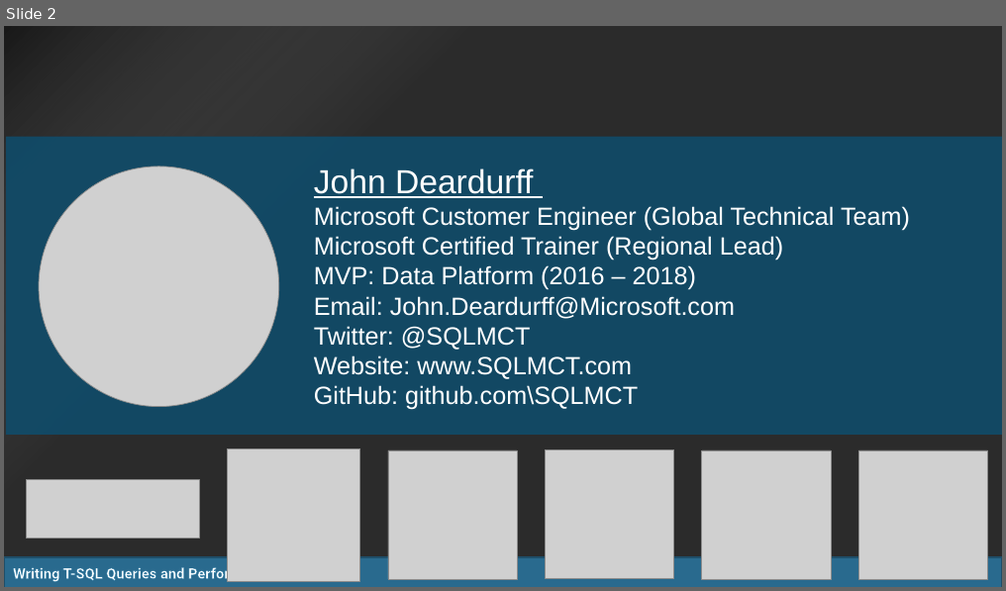
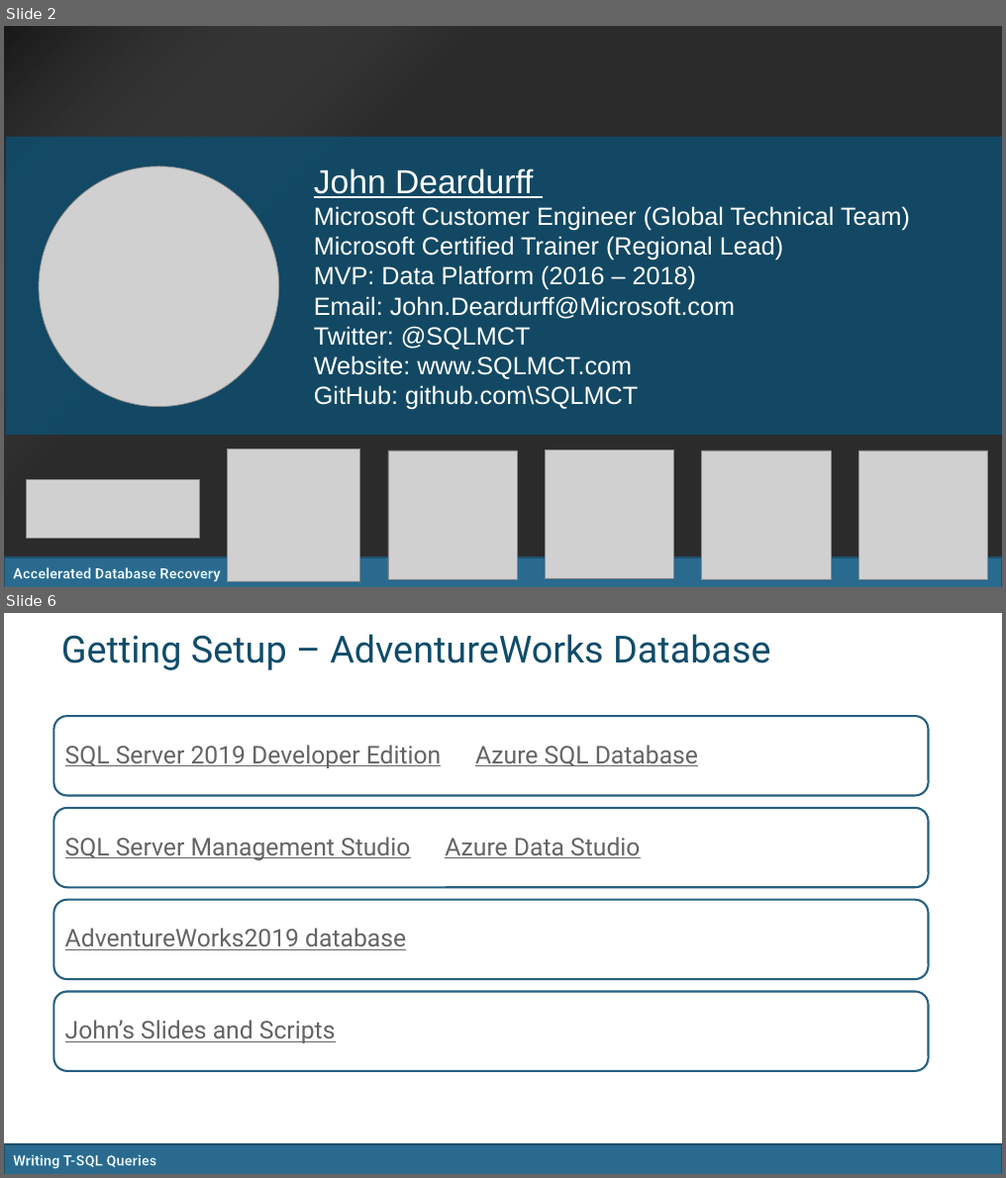
Before and after one commit to SQLMCT/SQL_Query_Writing, a slide deck: 00_IntroSlides.pptx. Shown one above the other, each under a label of ours: slide 2 before the commit, slides 2 and 6 after it; the slides between them are not shown. The pictures are 1006x591 and 1006x1178 pixels, drawn with LibreOffice and Linux fonts; fonts in the diff are those of the drawing; grey boxes stand for pictures; background and template pictures are left out; a plain dark background stands for a picture behind light text. Boxes give left, top, right and bottom in pixels: in the first picture for what was removed or moved away, otherwise in the second. Text is boxed around its words. In the diff, an @@ line names an element or a change of style, - is before the commit and + after.

```diff
--- a/00_IntroSlides.pptx
+++ b/00_IntroSlides.pptx
@@ slide 6 added at [4, 613, 1002, 1174], background picture (left out); not listed: 1 template element that a slide beside it also shows @@
@@ title added at [61, 634, 770, 670], 36.7 pt, text #104C6A @@
+Getting Setup – AdventureWorks Database
@@ group added at [54, 716, 929, 1071]: 4 rounded rectangles, 4 texts @@
+SQL Server 2019 Developer Edition or Azure SQL Database
+SQL Server Management Studio or Azure Data Studio
+AdventureWorks2019 database
+John’s Slides and Scripts
@@ text added at [13, 1156, 156, 1169], 14.3 pt, text #FFFFFF, bold @@
+Writing T-SQL Queries
@@ slide 2 changed as well @@
@@ text at [13, 568, 220, 582]: text changed @@
-Writing T-SQL Queries and Performance Tuning
+Accelerated Database Recovery
```
Also in this commit, not shown: 1 other slide changed, 4 other slides added, 6 slides removed, 5 other files.
